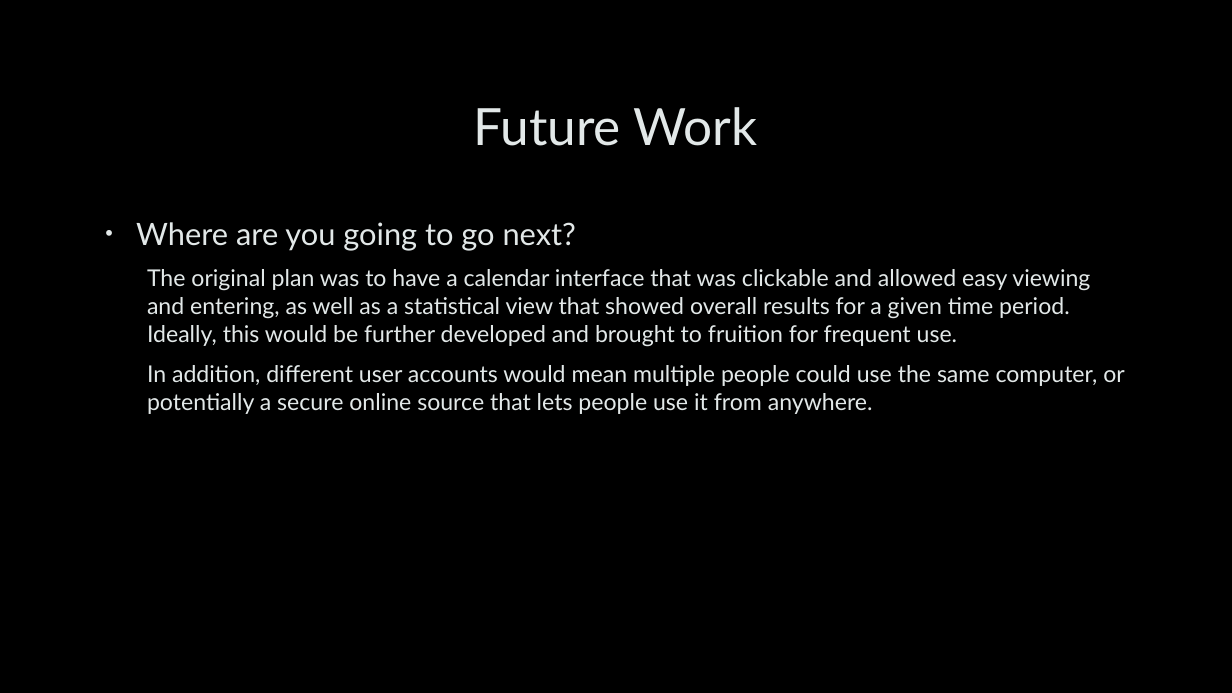
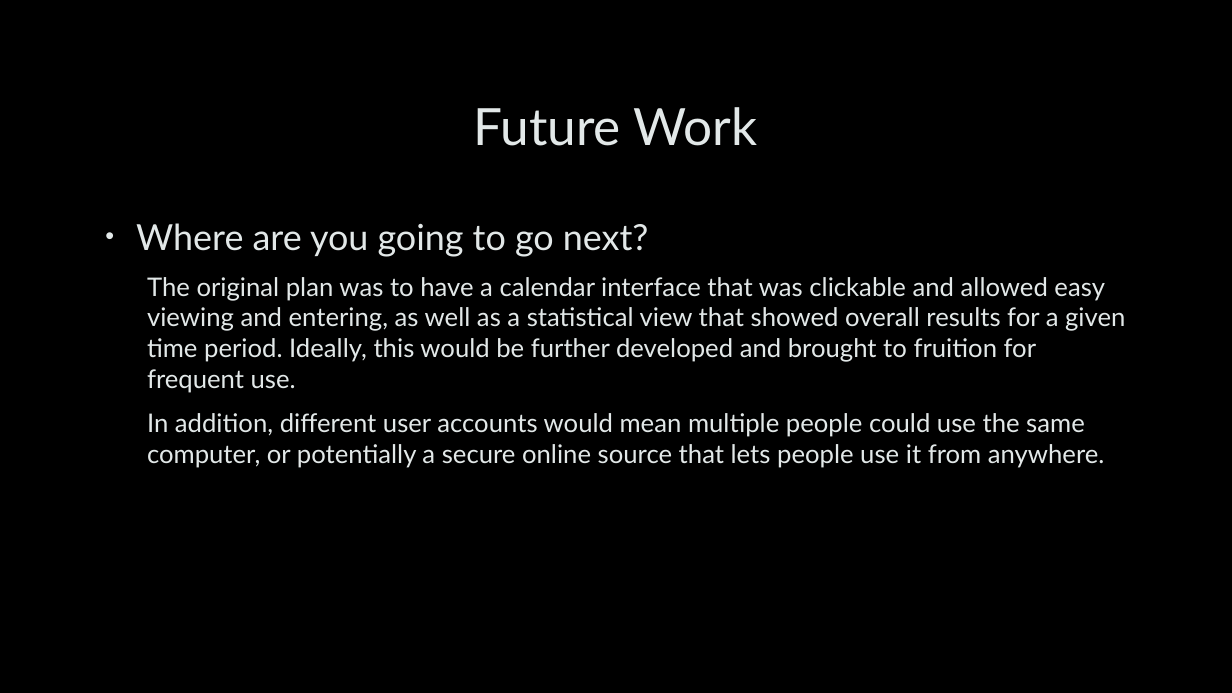
Before and after one commit to jondgons/Financial-Database-Manager, a slide deck: slide 6 of Documentation/Financial Database Manager.pptx. Drawn at 1232x693 pixels with LibreOffice and Linux fonts; fonts in the diff are those of the drawing; background and template pictures are left out. Boxes give left, top, right and bottom in pixels: in the first picture for what was removed or moved away, otherwise in the second. Text is boxed around its words. In the diff, an @@ line names an element or a change of style, - is before the commit and + after.

```diff
--- a/Documentation/Financial Database Manager.pptx
+++ b/Documentation/Financial Database Manager.pptx
@@ text "Where are you going to ..." at <box>136,223,1125,468</box>: size 24 to 28 pt in "Where are you going to go next?"; size 18 to 20 pt @@
```
Also in this commit, not shown: 4 other slides changed.
